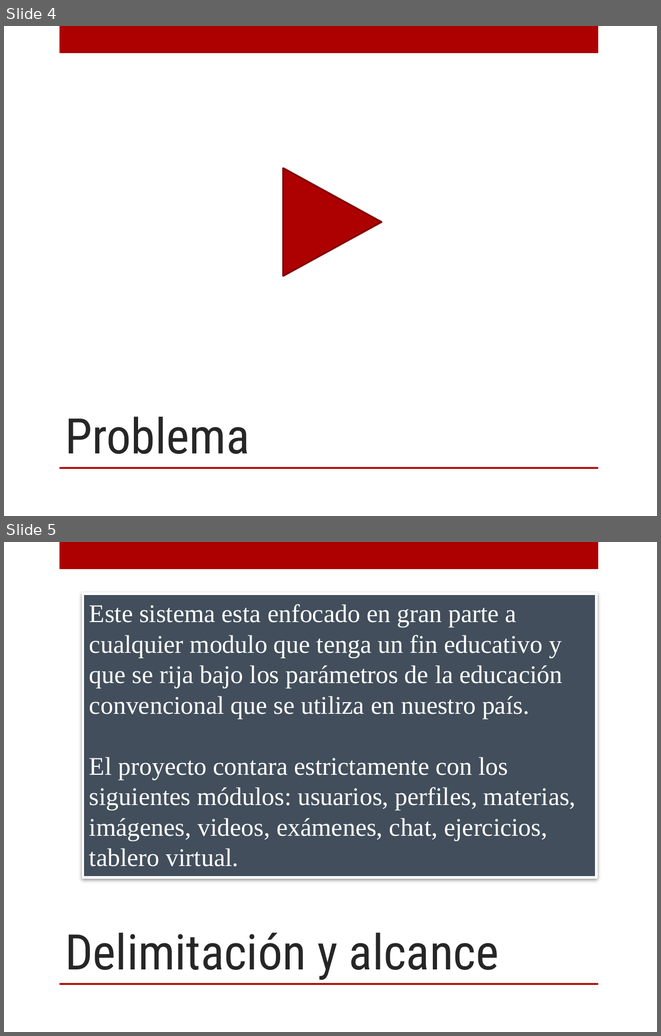
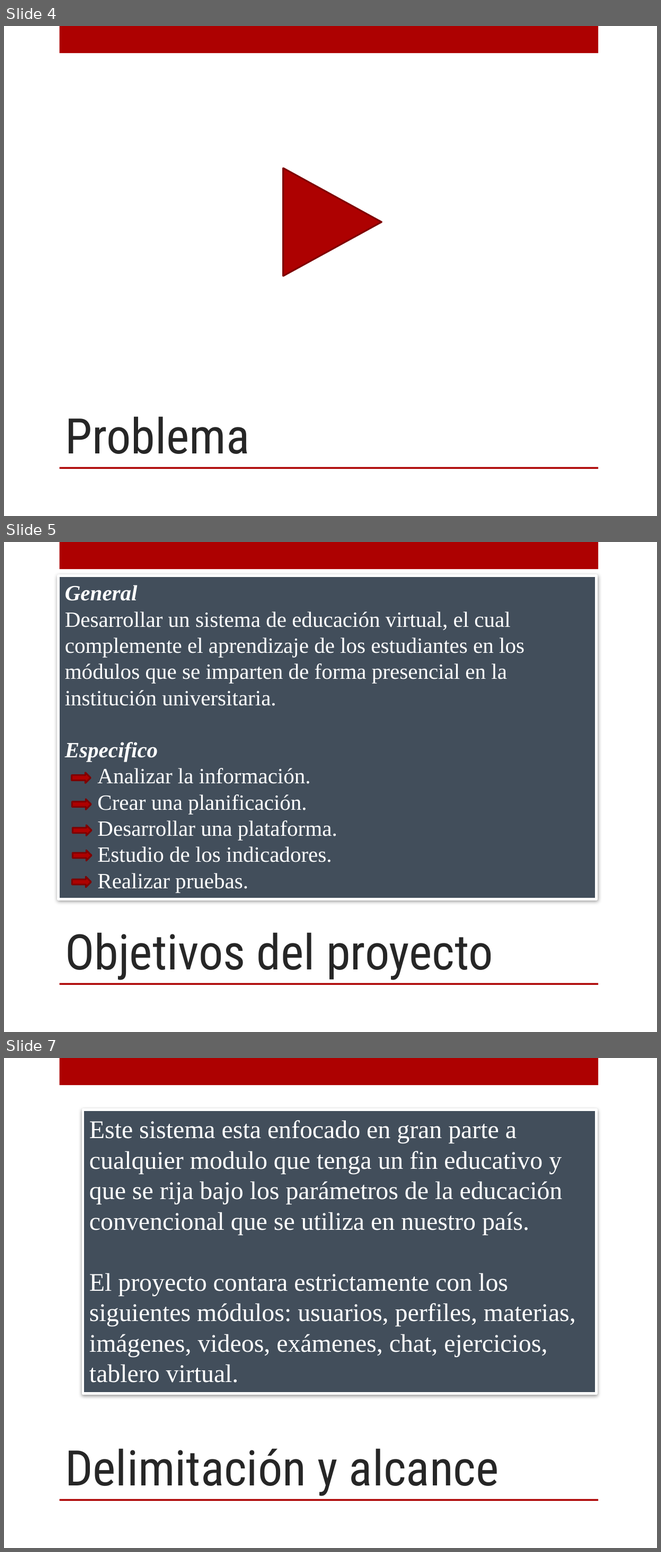
Before and after one commit to OscarMesa/MathForDummies, a slide deck: archivos/documentacion/Presentacion/Presentacion.pptx. Shown one above the other, each under a label of ours: slides 4 and 5 before the commit, slides 4, 5 and 7 after it; the slides between them are not shown. The pictures are 661x1036 and 661x1552 pixels, drawn with LibreOffice and Linux fonts; fonts in the diff are those of the drawing; background and template pictures are left out. Boxes give left, top, right and bottom in pixels: in the first picture for what was removed or moved away, otherwise in the second. Text is boxed around its words. In the diff, an @@ line names an element or a change of style, - is before the commit and + after.

```diff
--- a/archivos/documentacion/Presentacion/Presentacion.pptx
+++ b/archivos/documentacion/Presentacion/Presentacion.pptx
@@ slide 5 added at [4,542,657,1032], background picture (left out); not listed: 2 template elements that a slide beside it also shows @@
@@ rectangle added at [58,576,596,899], fill #424E5B, outline #FFFFFF 2.75 pt, 24 pt, text #FFFFFF @@
+General
+Desarrollar un sistema de educación virtual, el cual complemente el aprendizaje de los estudiantes en los módulos que se imparten de forma presencial en la institución universitaria.
+Especifico
+  Analizar la información.
+  Crear una planificación.
+  Desarrollar una plataforma.
+  Estudio de los indicadores.
+  Realizar pruebas.
@@ right arrow added at [72,773,91,783], fill #AD0101, outline #800101 1.75 pt @@
@@ right arrow added at [72,799,91,809], fill #AD0101, outline #800101 1.75 pt @@
@@ right arrow added at [72,824,91,835], fill #AD0101, outline #800101 1.75 pt @@
@@ right arrow added at [72,850,91,861], fill #AD0101, outline #800101 1.75 pt @@
@@ right arrow added at [72,876,91,886], fill #AD0101, outline #800101 1.75 pt @@
@@ title added at [65,932,493,980], 54 pt, text #262626 @@
+Objetivos del proyecto
@@ what was slide 5 is now slide 7 @@
```
Also in this commit, not shown: 1 slide changed, 4 other slides added, 2 slides removed, 3 other files.
